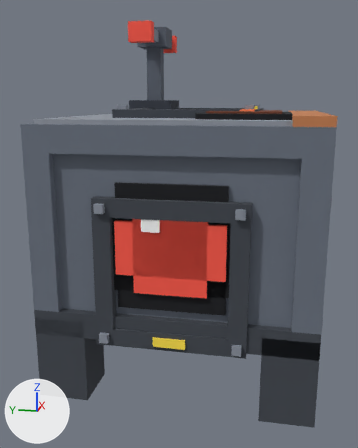
The glTF model assets/models/miner.glb, before and after one commit.
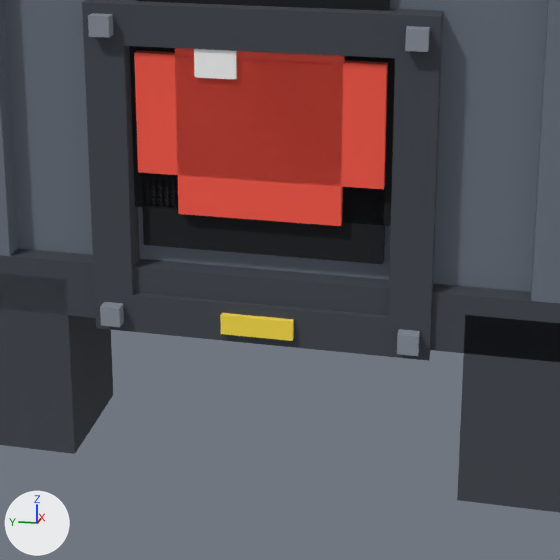
There are two pictures of each version: one whole from a 50 mm lens placed at (-1.532, 0.161, 1.071), pointed at (0.466, 0.561, 0.572), one close up on the part from 15% to 85% of the width and 44% to 100% of the height. The lights are fixed; the arrows at lower left show +X, +Y and +Z. The older version's two pictures come first.

Objects in the first close-up: 'body.018', 'link_x-.012'.
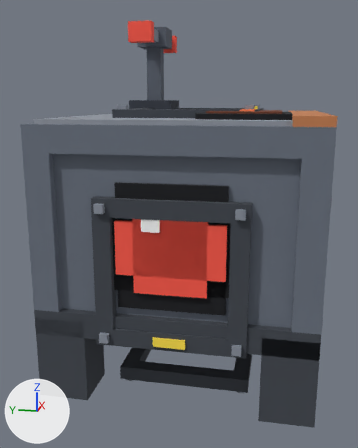
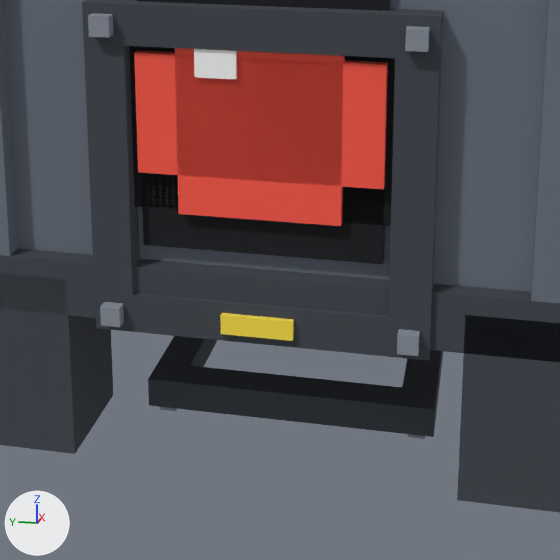
Diff of the bpy script that builds the scene:
```diff
--- a/assets/models/miner.glb.py
+++ b/assets/models/miner.glb.py
@@ me_miner_link_z_1 @@
+me_miner_link_z_1.from_pydata(...)  # 64 vertices, 108 faces; spans x 0.238..0.762, y 0.238..0.762, z -0.061..0.009
+# faces by material slot: [48, 48, 12]
+me_miner_link_z_1.materials.append(mat_case_dark)  # dark grey #42474f
+me_miner_link_z_1.materials.append(mat_steel)  # grey #8a919d
+me_miner_link_z_1.materials.append(mat_glow_energy)  # yellow #ffe14a
@@ ob_link_z__012_1 @@
+ob_link_z__012_1 = bpy.data.objects.new('link_z-.012', me_miner_link_z_1)
+ob_link_z__012_1.location = (0.0, 0.0, 0.0)
```

What differs and where, as boxes (x1, y1, x2, y2) in the close-ups (560 x 560 px):
'link_z-.012', added
    after: (148, 336, 443, 439)
    faces in mat_case_dark (dark grey #42474f): (148, 336, 443, 437)
